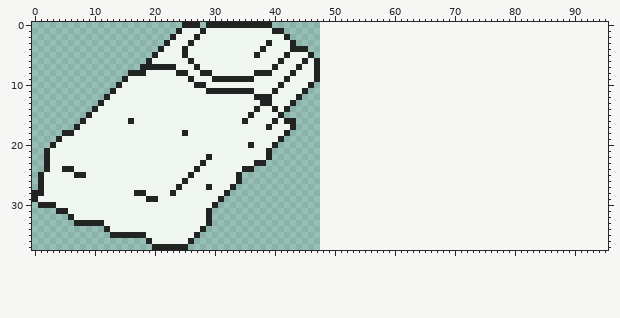
Sprite sheet, stored at Game maker/ASSETS/props/spr_bed2.png. This is how it looked before the edit.
The file is 48x38 pixels. The old version is drawn lined up with the new one, on the new canvas.
And afterwards:
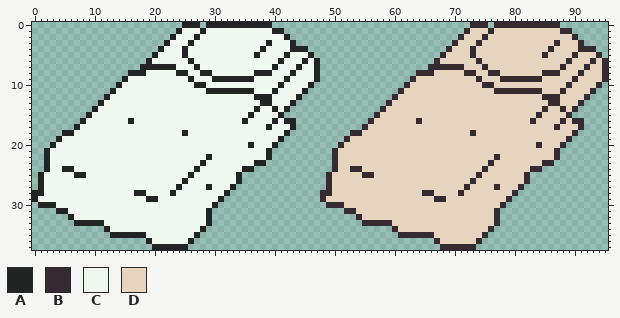
Palette (. is transparent): A #222323  B #352b30  C #f0f6f0  D #e6d4be
The edit:
canvas 48x38 -> 96x38
y 0: x 73..75 ... -> BBB; x 77..87 ........... -> BBBBBBBBBBB
y 1: x 72..89 .................. -> BDDDBDDDDDDDDDDDBB
y 2: x 71..90 .................... -> BDDDBDDDDDDDDDDDDDDB
y 3: x 70..91 ...................... -> BDDDBDDDDDDDDDDDDBDDDB
y 4: x 69..93 ......................... -> BDDDBDDDDDDDDDDDDBDDDDBBB
y 5: x 68..94 ........................... -> BDDDDBDDDDDDDDDDDBDDDDBDDDB
y 6: x 67..95 ............................. -> BDDDDDDBDDDDDDDDDDDDDDBDDDBDB
y 7: x 66..95 .............................. -> BBBBBBDDDBDDDDDDDDDDDDBDDDBDDB
y 8: x 64..95 ................................ -> BBBDDDDDBBDDBBDDDDDDDBBBDDDBDDDB
y 9: x 63..95 ................................. -> BDDDDDDDDDDBDDDBBBBBBBDDDDDBDDDDB
y 10: x 62..94 ................................. -> BDDDDDDDDDDDDBBDDDDDDDDDDDDBDDDDB
y 11: x 61..93 ................................. -> BDDDDDDDDDDDDDDDBBBBBBBBDDDBDDDDB
y 12: x 60..92 ................................. -> BDDDDDDDDDDDDDDDDDDDDDDDDBBBDDDDB
y 13: x 59..91 ................................. -> BDDDDDDDDDDDDDDDDDDDDDDDDDDBBDDDB
y 14: x 58..90 ................................. -> BDDDDDDDDDDDDDDDDDDDDDDDDDDBDDBDB
y 15: x 57..89 ................................. -> BDDDDDDDDDDDDDDDDDDDDDDDDDDBDDDDB
y 16: x 56..91 .................................... -> BDDDDDDDBDDDDDDDDDDDDDDDDDDBDDDDBDBB
y 17: x 55..91 ..................................... -> BDDDDDDDDDDDDDDDDDDDDDDDDDDDDDDDBDDDB
y 18: x 53..90 ...................................... -> BBDDDDDDDDDDDDDDDDDDBDDDDDDDDDDDDDDDDB
y 19: x 52..89 ...................................... -> BDDDDDDDDDDDDDDDDDDDDDDDDDDDDDDDDDDDDB
y 20: x 51..88 ...................................... -> BDDDDDDDDDDDDDDDDDDDDDDDDDDDDDDDDBDDDB
y 21: x 50..87 ...................................... -> BDDDDDDDDDDDDDDDDDDDDDDDDDDDDDDDDDDDDB
y 22: x 50..87 ...................................... -> BDDDDDDDDDDDDDDDDDDDDDDDDDDBDDDDDDDDDB
y 23: x 50..86 ..................................... -> BDDDDDDDDDDDDDDDDDDDDDDDDDBDDDDDDDDBB
y 24: x 50..84 ................................... -> BDDBBDDDDDDDDDDDDDDDDDDDDBDDDDDDDBB
y 25: x 49..82 .................................. -> BDDDDDBBDDDDDDDDDDDDDDDDDBDDDDDDDB
y 26: x 49..82 .................................. -> BDDDDDDDDDDDDDDDDDDDDDDDBDDDDDDDDB
y 27: x 49..81 ................................. -> BDDDDDDDDDDDDDDDDDDDDDDBDDDDBDDDB
y 28: x 48..80 ................................. -> BBDDDDDDDDDDDDDDDBBDDDDBDDDDDDDDB
y 29: x 48..79 ................................ -> BDDDDDDDDDDDDDDDDDDBBDDDDDDDDDDB
y 30: x 49..78 .............................. -> BBBDDDDDDDDDDDDDDDDDDDDDDDDDDB
y 31: x 52..77 .......................... -> BBDDDDDDDDDDDDDDDDDDDDDDDB
y 32: x 54..77 ........................ -> BDDDDDDDDDDDDDDDDDDDDDDB
y 33: x 55..77 ....................... -> BBBBBDDDDDDDDDDDDDDDDDB
y 34: x 60..76 ................. -> BDDDDDDDDDDDDDDDB
y 35: x 61..75 ............... -> BBBBBBDDDDDDDDB
y 36: x 67..74 ........ -> BDDDDDDB
y 37: x 68..73 ...... -> BBBBBB
